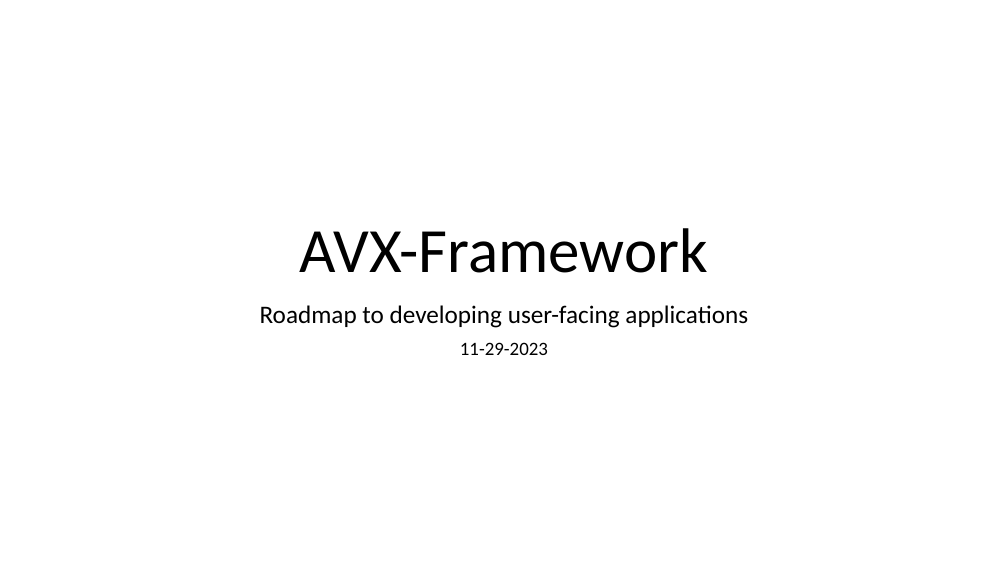
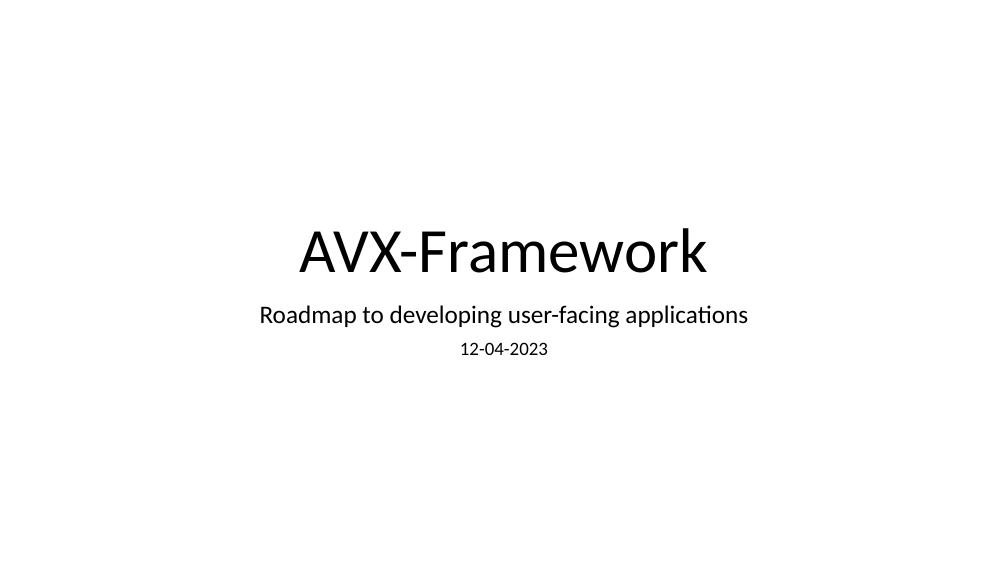
Before and after one commit to AV-Text/AVX, a slide deck: slide 1 of AVXSearch/AVX-Framework.pptx. Drawn at 1008x567 pixels with LibreOffice and Linux fonts; fonts in the diff are those of the drawing. Boxes give left, top, right and bottom in pixels: in the first picture for what was removed or moved away, otherwise in the second. Text is boxed around its words. In the diff, an @@ line names an element or a change of style, - is before the commit and + after.

```diff
--- a/AVXSearch/AVX-Framework.pptx
+++ b/AVXSearch/AVX-Framework.pptx
@@ subtitle at box(460, 342, 548, 355): text changed @@
-11-29-2023
+12-04-2023
```
Also in this commit, not shown: 4 other slides changed, 48 other files.
